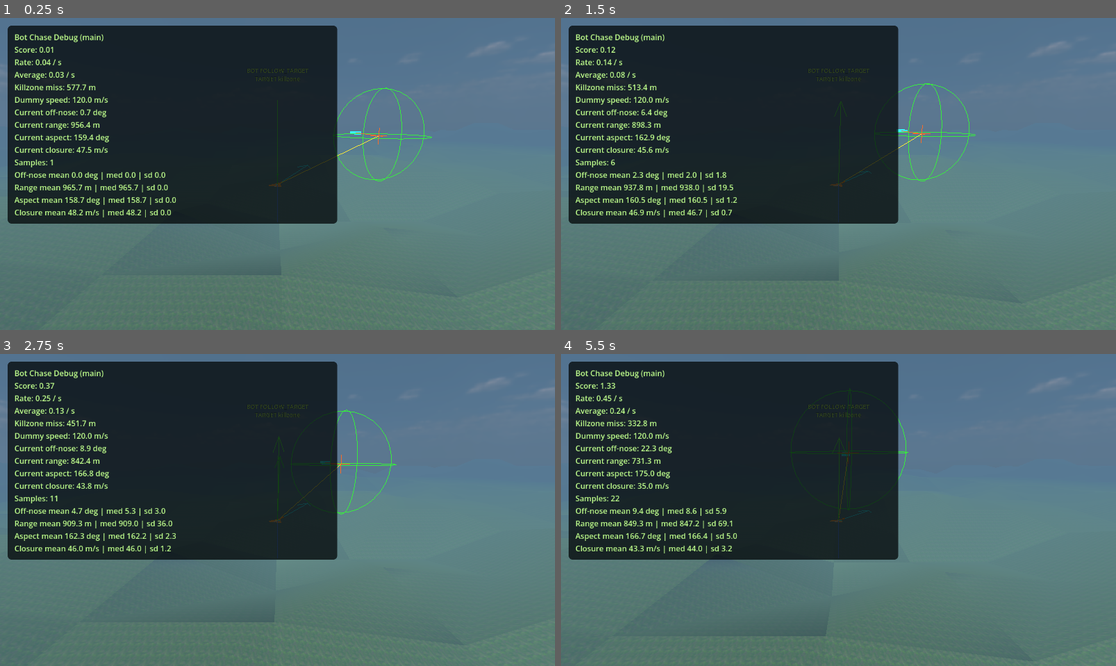
Above: before the commit, frames 1-4 (two rows, left to right).
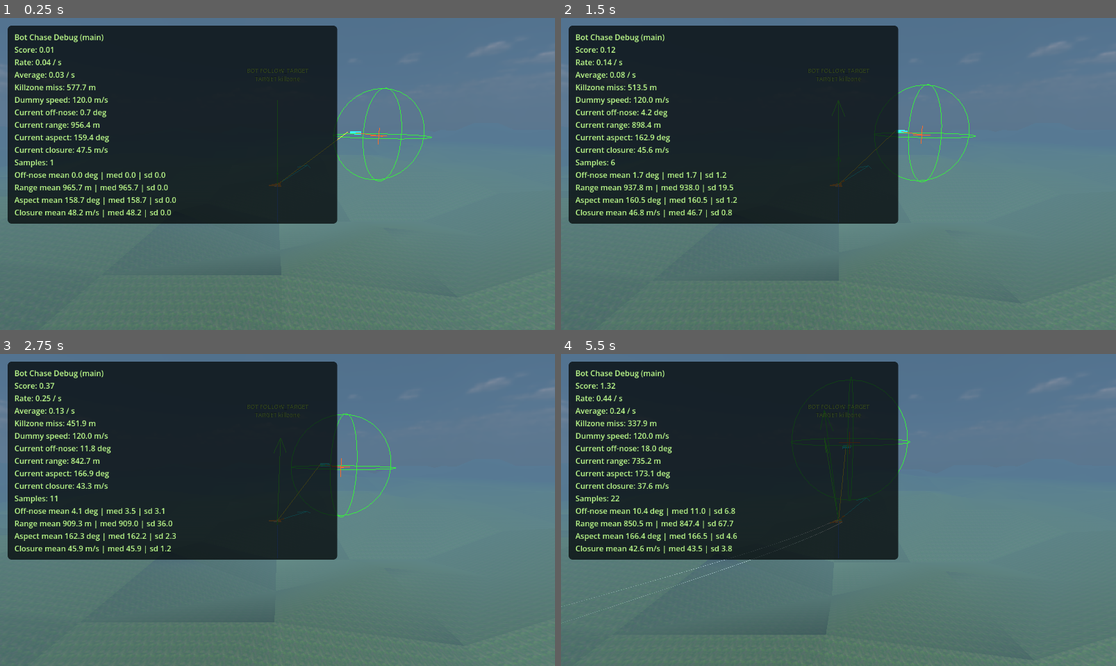
Above: after the commit, the same moments.

Repository: IzalithSky/merlin
Game: Godot game, scene res://scenes/bot_chase_debug.tscn
Same seed, same stepped clock (60 frames per second), same inputs: the game is played once before the commit and once after it. This scene is started directly instead of the project's main scene.
Inputs (mouse positions are in pixels of both pictures, inside the frame that each line leads up to):
- Up to frame 1 (0.25 s): no input
- Up to frame 2 (1.5 s): tap Enter at 0.5 s; move the mouse to (832, 180) at 0.52 s; hold Q 0.53-1.28 s; hold W from 0.53 s (still down); click (832, 180) at 0.67 s; tap Space at 0.77 s; move the mouse to (877, 177) at 1.27 s; tap E at 1.35 s
- Up to frame 3 (2.75 s): keep holding W; tap Space at 1.52 s; move the mouse to (233, 506) at 2.02 s; hold Shift from 2.03 s (still down)
- Up to frame 4 (5.5 s): move the mouse to (844, 510) at 2.77 s; release W at 2.78 s; release Shift at 2.78 s; hold A 2.78-3.53 s; tap Ctrl at 2.85 s; click (844, 510) at 2.92 s; tap Space at 3.02, 3.77, 4.52 s; move the mouse to (816, 503) at 3.52 s; hold R 3.53-4.28 s; hold W from 3.53 s (still down); move the mouse to (866, 510) at 4.27 s; tap F at 4.35 s; move the mouse to (810, 510) at 5.02 s; hold Q from 5.03 s (still down); click (810, 510) at 5.17 s

The runs differ from the first frame. In frame 1, less than 0.1% of the frame differs, in the area x 49-73%, y 36-54%; in frame 2, 0.6%; in frame 3, 0.7%; in frame 4, 1.3%, in the area x 0-63%, y 7-91%.

Commit message:
target path extrapolation

Diff:
--- a/scripts/plane_bot_pilot.gd
+++ b/scripts/plane_bot_pilot.gd
@@ -61,9 +61,10 @@
 const GROUND_PROBE_NEAR_CLEARANCE_MULTIPLIER := 2.0
 const GROUND_PROBE_FAST_CLOSURE_RATIO := 0.25
 const CONTROL_INPUT_LIMIT := 1.0
-
-@export var telemetry_sample_interval: float = 0.2
-@export var telemetry_max_samples: int = 25
+const FOLLOW_LEAD_MAX_TIME := 3.0
+const FOLLOW_LEAD_MIN_CLOSING_SPEED := 1.0
+const FOLLOW_THROTTLE_BRAKE_DISTANCE_SCALE := 2.0
+
 @export var min_acceptable_forward_speed: float = 80.0
 @export var reserve_forward_speed: float = 120.0
 @export var max_lift_turn_min_forward_speed: float = 120.0
@@ -86,10 +87,7 @@
 	Vector3(0.0, 1500.0, 0.0),
 ]
 
-var telemetry_samples: Array[Dictionary] = []
-
 var _plane: RigidBody3D
-var _telemetry_timer := 0.0
 var _altitude_target_active := false
 var _target_altitude := 0.0
 var _flight_state: int = FlightState.IDLE
@@ -132,7 +130,6 @@
 
 	_update_frame_cache()
 	climb_to_altitude(default_altitude)
-	_record_telemetry_sample()
 	_ensure_bot_debug_renderer()
 	_update_bot_debug_renderer_state()
 
@@ -142,14 +139,6 @@
 	_update_follow_target_velocity(delta)
 	_update_flight_controls(delta)
 	_update_bot_debug_visuals()
-
-	var sample_interval := maxf(telemetry_sample_interval, 0.001)
-	_telemetry_timer += delta
-	if _telemetry_timer < sample_interval:
-		return
-
-	_telemetry_timer = fmod(_telemetry_timer, sample_interval)
-	_record_telemetry_sample()
 
 
 func _update_frame_cache() -> void:
@@ -164,33 +153,6 @@
 	_frame_local_angular_velocity = _frame_inverse_basis * _plane.angular_velocity
 
 
-func get_motion_trend(window_seconds: float = 2.0) -> Dictionary:
-	if telemetry_samples.size() < 2:
-		return _make_unknown_motion_trend()
-
-	var latest: Dictionary = telemetry_samples[telemetry_samples.size() - 1]
-	var reference: Dictionary = _find_reference_sample(float(latest["time"]), window_seconds)
-	var elapsed := maxf(float(latest["time"]) - float(reference["time"]), 0.001)
-	var speed_delta := float(latest["forward_speed"]) - float(reference["forward_speed"])
-	var altitude_delta := float(latest["altitude"]) - float(reference["altitude"])
-
-	return {
-		"has_enough_data": true,
-		"sample_count": telemetry_samples.size(),
-		"elapsed_seconds": elapsed,
-		"forward_speed": float(latest["forward_speed"]),
-		"altitude": float(latest["altitude"]),
-		"speed_delta": speed_delta,
-		"altitude_delta": altitude_delta,
-		"acceleration": speed_delta / elapsed,
-		"vertical_speed": altitude_delta / elapsed,
-	}
-
-
-func get_flight_state() -> int:
-	return _flight_state
-
-
 func climb_to_altitude(target_altitude: float) -> void:
 	_target_altitude = target_altitude
 	_altitude_target_active = true
@@ -228,10 +190,6 @@
 		_has_follow_target_sample = true
 
 
-func get_follow_target() -> Node3D:
-	return _follow_target
-
-
 func _ensure_bot_debug_renderer() -> void:
 	if not debug_bot_visuals_enabled:
 		return
@@ -273,10 +231,11 @@
 
 	if has_target:
 		source_target_position = _follow_target.global_position
-		intent_position = _get_follow_destination_point()
+		var destination_point := _get_follow_destination_point()
+		intent_position = _get_follow_steering_point(destination_point)
 		if _follow_target_uses_killzone:
 			has_killzone = true
-			killzone_position = intent_position
+			killzone_position = destination_point
 
 	_bot_debug_renderer.call(
 		"update_visuals",
@@ -415,14 +374,20 @@
 	var target_point := _get_follow_destination_point()
 	var throttle_target := _get_follow_throttle_target(target_point)
 
-	var desired_direction := target_point - _frame_position
+	var desired_direction: Vector3
+	var target_altitude: float
 	if _is_in_follow_killzone(target_point):
 		desired_direction = _get_follow_alignment_direction()
+		target_altitude = target_point.y
+	else:
+		var steering_point := _get_follow_steering_point(target_point)
+		desired_direction = steering_point - _frame_position
+		target_altitude = steering_point.y
 
 	turn_toward_direction(
 		delta,
 		desired_direction,
-		target_point.y,
+		target_altitude,
 		throttle_target,
 		LEVEL_TURN_ROLL_RESPONSE_RATE
 	)
@@ -444,11 +409,6 @@
 func level_turn(delta: float, turn_center: Vector3) -> void:
 	var desired_direction := _get_checkpoint_orbit_direction(turn_center)
 	turn_toward_direction(delta, desired_direction, turn_center.y)
-
-
-func turn_toward_point(delta: float, target_point: Vector3) -> void:
-	var target_offset := target_point - _frame_position
-	turn_toward_direction(delta, target_offset, target_point.y)
 
 
 func turn_toward_direction(
@@ -812,20 +772,28 @@
 
 
 func _get_follow_throttle_target(destination_point: Vector3) -> float:
-	if not _is_in_follow_killzone(destination_point):
-		return SPEED_RECOVERY_FULL_THROTTLE_INPUT
-
 	var horizontal_offset := Vector2(
 		destination_point.x - _frame_position.x,
 		destination_point.z - _frame_position.z
 	)
-
 	var closure_speed := _get_follow_horizontal_closure_speed(horizontal_offset)
+	if not _is_in_follow_brake_zone(destination_point, closure_speed):
+		return SPEED_RECOVERY_FULL_THROTTLE_INPUT
+
 	var tolerance := maxf(overshoot_closure_tolerance, 0.0)
 	if closure_speed <= tolerance:
 		return SPEED_RECOVERY_FULL_THROTTLE_INPUT
 
 	return clampf(-((closure_speed - tolerance) * maxf(overshoot_throttle_gain, 0.0)), -1.0, 0.0)
+
+
+func _is_in_follow_brake_zone(destination_point: Vector3, closure_speed: float) -> bool:
+	if closure_speed <= maxf(overshoot_closure_tolerance, 0.0):
+		return false
+
+	var tolerance := maxf(killzone_tolerance, 0.0)
+	var brake_distance := tolerance * FOLLOW_THROTTLE_BRAKE_DISTANCE_SCALE
+	return _frame_position.distance_to(destination_point) <= brake_distance
 
 
 func _get_follow_horizontal_closure_speed(horizontal_offset: Vector2) -> float:
@@ -920,6 +888,31 @@
 		return -_follow_target.global_transform.basis.z.normalized()
 
 	return _frame_forward_axis
+
+
+func _get_follow_steering_point(destination_point: Vector3) -> Vector3:
+	if not _has_follow_target() or _is_in_follow_killzone(destination_point):
+		return destination_point
+
+	if _follow_target_velocity.length_squared() <= MIN_DIRECTION_LENGTH_SQUARED:
+		return destination_point
+
+	var offset := destination_point - _frame_position
+	if offset.length_squared() <= MIN_DIRECTION_LENGTH_SQUARED:
+		return destination_point
+
+	var range_to_slot := offset.length()
+	var closing_speed := _get_follow_closing_speed(offset / range_to_slot)
+	var time_to_go := clampf(
+		range_to_slot / maxf(closing_speed, FOLLOW_LEAD_MIN_CLOSING_SPEED),
+		0.0,
+		FOLLOW_LEAD_MAX_TIME
+	)
+	return destination_point + _follow_target_velocity * time_to_go
+
+
+func _get_follow_closing_speed(line_of_sight: Vector3) -> float:
+	return (_frame_velocity - _follow_target_velocity).dot(line_of_sight)
 
 
 func _get_safe_world_direction(direction: Vector3) -> Vector3:
@@ -1194,24 +1187,6 @@
 		)
 
 
-func _record_telemetry_sample() -> void:
-	if _plane == null:
-		return
-
-	telemetry_samples.append({
-		"time": Time.get_ticks_msec() / 1000.0,
-		"forward_speed": _get_forward_speed(),
-		"altitude": _frame_position.y,
-	})
-	_trim_telemetry_samples()
-
-
-func _trim_telemetry_samples() -> void:
-	var max_samples := maxi(telemetry_max_samples, 2)
-	while telemetry_samples.size() > max_samples:
-		telemetry_samples.remove_at(0)
-
-
 func _get_forward_speed() -> float:
 	return _frame_forward_speed
 
@@ -1258,28 +1233,3 @@
 			_ground_probe_exclusions.append((candidate as CollisionObject3D).get_rid())
 
 	return _ground_probe_exclusions
-
-
-func _find_reference_sample(latest_time: float, window_seconds: float) -> Dictionary:
-	var target_time := latest_time - maxf(window_seconds, telemetry_sample_interval)
-	var reference: Dictionary = telemetry_samples[0]
-	for sample: Dictionary in telemetry_samples:
-		if float(sample["time"]) > target_time:
-			break
-		reference = sample
-
-	return reference
-
-
-func _make_unknown_motion_trend() -> Dictionary:
-	return {
-		"has_enough_data": false,
-		"sample_count": telemetry_samples.size(),
-		"elapsed_seconds": 0.0,
-		"forward_speed": 0.0,
-		"altitude": 0.0,
-		"speed_delta": 0.0,
-		"altitude_delta": 0.0,
-		"acceleration": 0.0,
-		"vertical_speed": 0.0,
-	}
Not shown, added: docs/fixed_wing_bot_autopilot_summary.md
